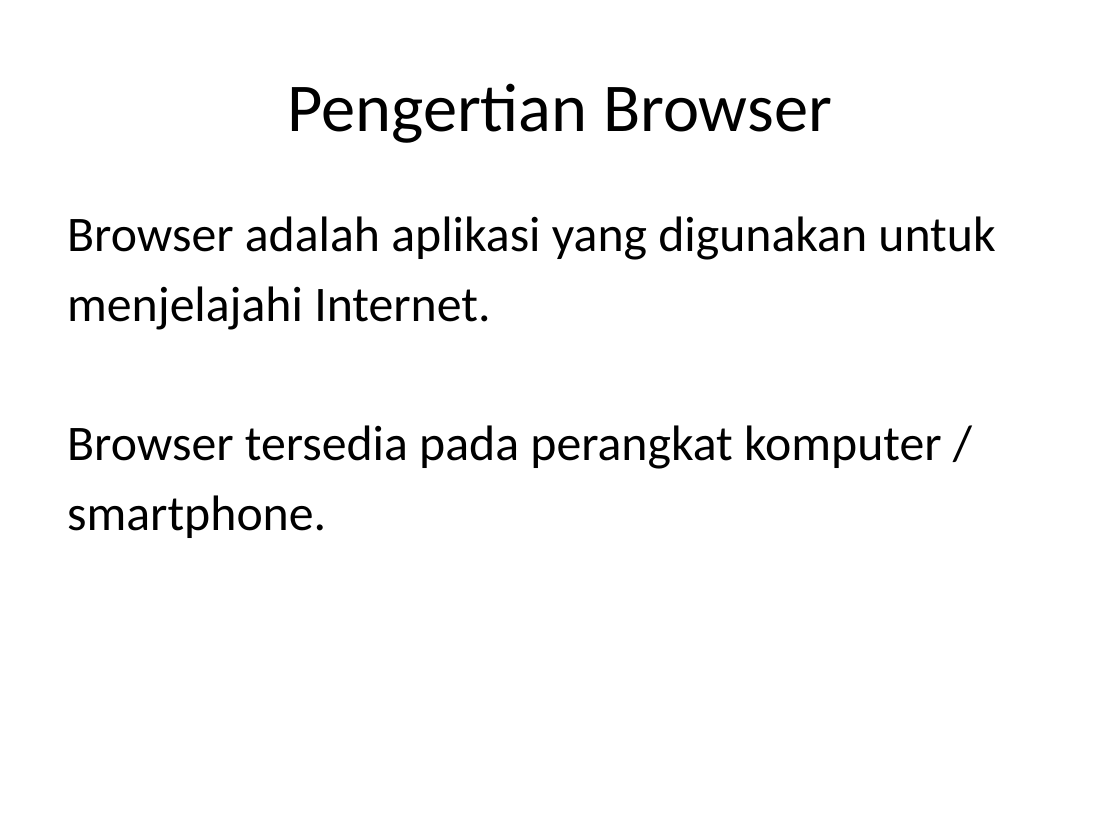
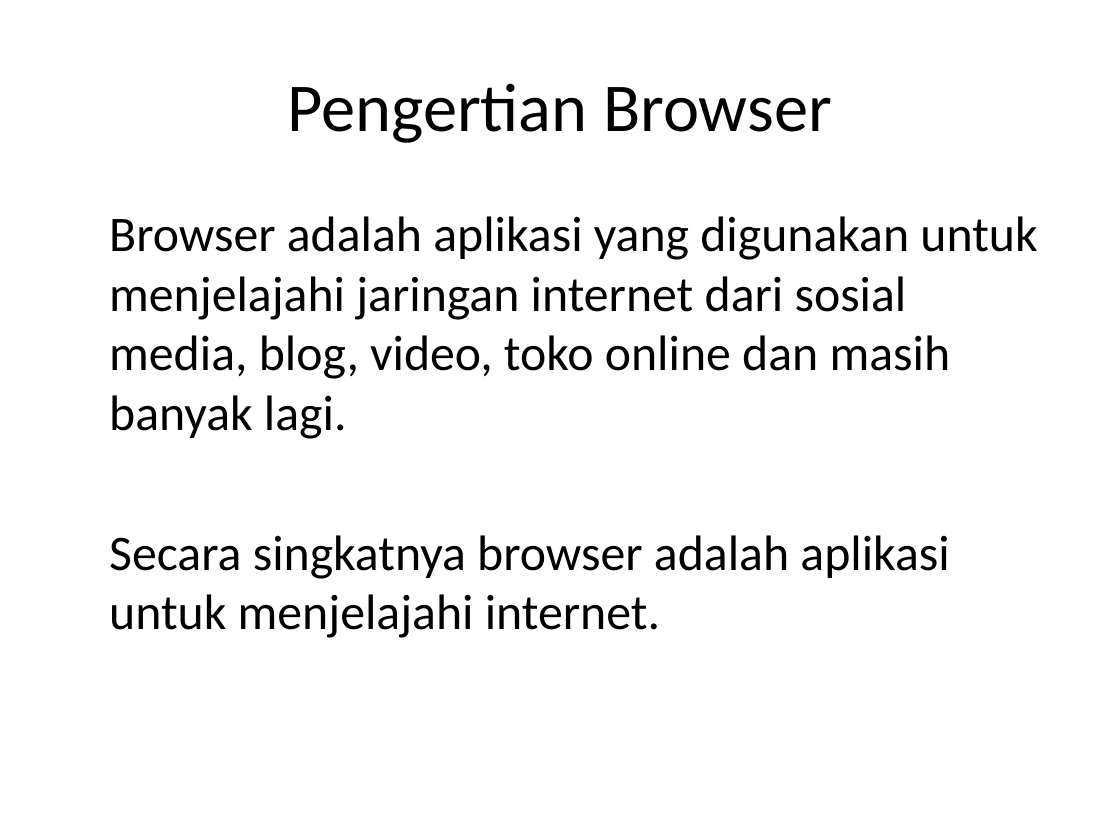
Before and after one commit to ilham513/Materi-Pelajaran-Informatika-SMP-PGRI-Rawlumbu, a slide deck: slide 7 of Kelas 9/Bab 1.1 - Browser.pptx (slide 4 before the commit). Drawn at 1120x840 pixels with LibreOffice and Linux fonts; fonts in the diff are those of the drawing; background and template pictures are left out. Boxes give left, top, right and bottom in pixels: in the first picture for what was removed or moved away, otherwise in the second. Text is boxed around its words. In the diff, an @@ line names an element or a change of style, - is before the commit and + after.

```diff
--- a/Kelas 9/Bab 1.1 - Browser.pptx
+++ b/Kelas 9/Bab 1.1 - Browser.pptx
@@ text at [109, 216, 1037, 638]: text changed @@
-Browser adalah aplikasi yang digunakan untuk
-menjelajahi Internet.
-Browser tersedia pada perangkat komputer /
-smartphone.
+Browser adalah aplikasi yang digunakan untuk menjelajahi jaringan internet dari sosial media, blog, video, toko online dan masih banyak lagi.
+Secara singkatnya browser adalah aplikasi untuk menjelajahi internet.
```
Also in this commit, not shown: 4 other slides changed, 7 slides added, 12 other files.
